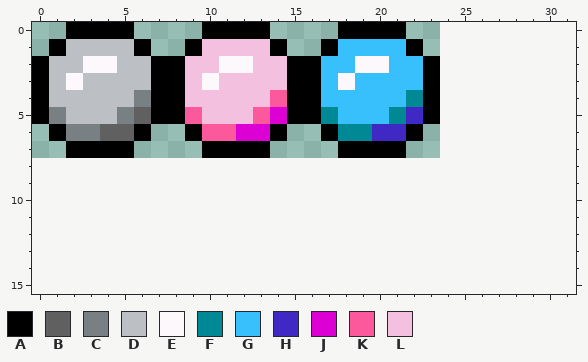
Pixel-art file, stored at Aseprite/Pegs.aseprite. This is how it looked before the edit.
24x8 pixels, 1 frame. The old version is drawn lined up with the new one, on the new canvas.
Palette (. is transparent): A #000000  B #606060  C #788084  D #bcc0c4  E #fcf8fc  F #008894  G #38c0fc  H #4028c4  J #dc00d4  K #fc589c  L #f4c0e0
After:
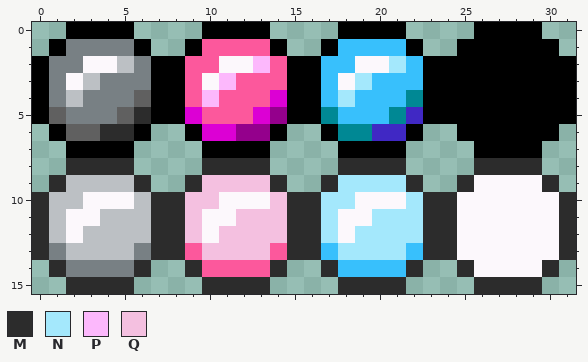
Colours new in this view: M #2c2c2c  N #a4e8fc  P #fcb8fc  Q #f4c0e0
Changes in this commit:
canvas 24x8 -> 32x16
Colour J changes from #dc00d4 to #94008c.
Colour K changes from #fc589c to #dc00d4.
Colour L changes from #f4c0e0 to #fc589c.
The edit adds colour A in row 0 at x 26 to 29; in row 1 at x 25 to 30; in rows 2 to 5 at x 24 to 31; in row 6 at x 25 to 30; in row 7 at x 26 to 29.
Colour C gives way to colour B in row 4 at x 6; in row 5 at x 1 and 5; in row 6 at x 2 to 3.
The edit adds colour C in row 13 at x 1 and 6; in row 14 at x 2 to 5.
Colour D gives way to colour C in row 1 at x 2 to 5; in row 2 at x 1 to 2 and 6; in row 3 at x 1 and 4 to 6; in row 4 at x 1 and 3 to 5; in row 5 at x 2 to 4.
The edit adds colour D in row 9 at x 2 to 5; in row 10 at x 1 to 2 and 6; in row 11 at x 1 and 4 to 6; in row 12 at x 1 and 3 to 6; in row 13 at x 2 to 5.
The edit adds colour E in row 9 at x 26 to 29; in row 10 at x 3 to 5, 11 to 13, 19 to 21 and 25 to 30; in row 11 at x 2 to 3, 10 to 11, 18 to 19 and 25 to 30; in row 12 at x 2, 10, 18 and 25 to 30; in row 13 at x 25 to 30; in row 14 at x 26 to 29.
The edit adds colour G in row 13 at x 17 and 22; in row 14 at x 18 to 21.
The edit adds colour L in row 13 at x 9 and 14; in row 14 at x 10 to 13.
The edit adds colour M in row 8 at x 2 to 5, 10 to 13, 18 to 21 and 26 to 29; in row 9 at x 1, 6, 9, 14, 17, 22, 25 and 30; in rows 10 to 13 at x 0, 7 to 8, 15 to 16, 23 to 24 and 31; in row 14 at x 1, 6, 9, 14, 17, 22, 25 and 30; in row 15 at x 2 to 5, 10 to 13, 18 to 21 and 26 to 29.
Colour B gives way to colour M in row 5 at x 6; in row 6 at x 4 to 5.
The edit adds colour N in row 9 at x 18 to 21; in row 10 at x 17 to 18 and 22; in row 11 at x 17 and 20 to 22; in row 12 at x 17 and 19 to 22; in row 13 at x 18 to 21.
Colour G gives way to colour N in row 2 at x 21; in row 3 at x 19; in row 4 at x 18.
Colour L gives way to colour P in row 2 at x 13; in row 3 at x 11; in row 4 at x 10.
The edit adds colour Q in row 9 at x 10 to 13; in row 10 at x 9 to 10 and 14; in row 11 at x 9 and 12 to 14; in row 12 at x 9 and 11 to 14; in row 13 at x 10 to 13.
Pixel boxes of the changes (left, top, right, bottom) in both pictures:
changed: (32, 22, 576, 294)
